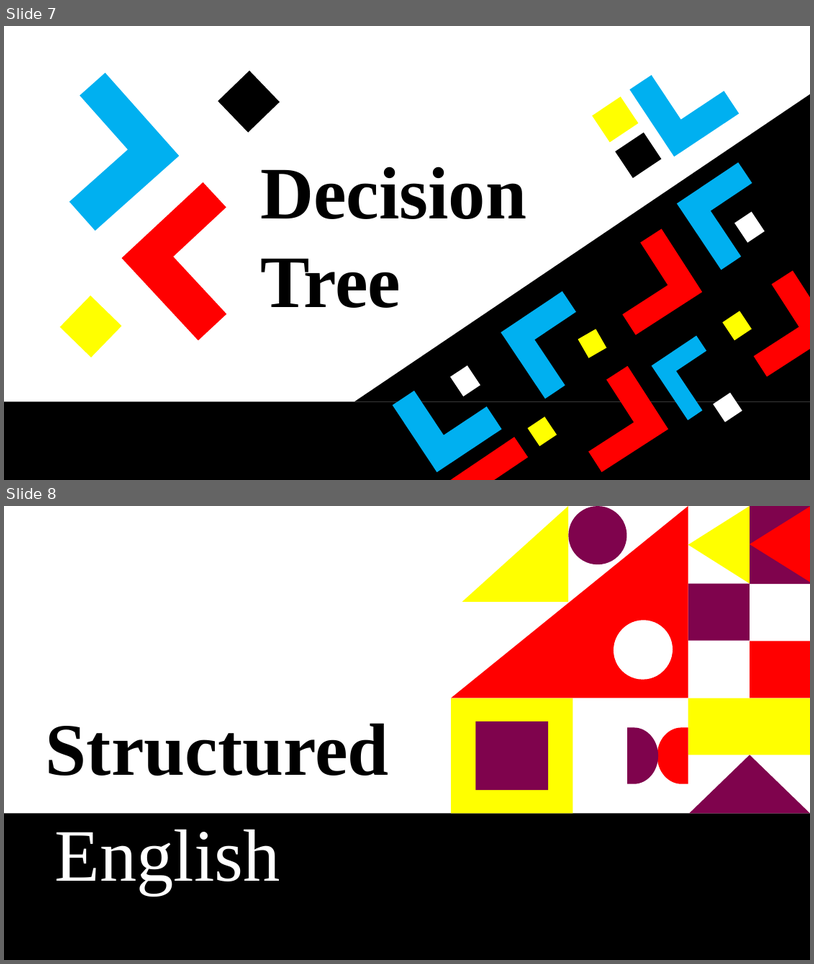
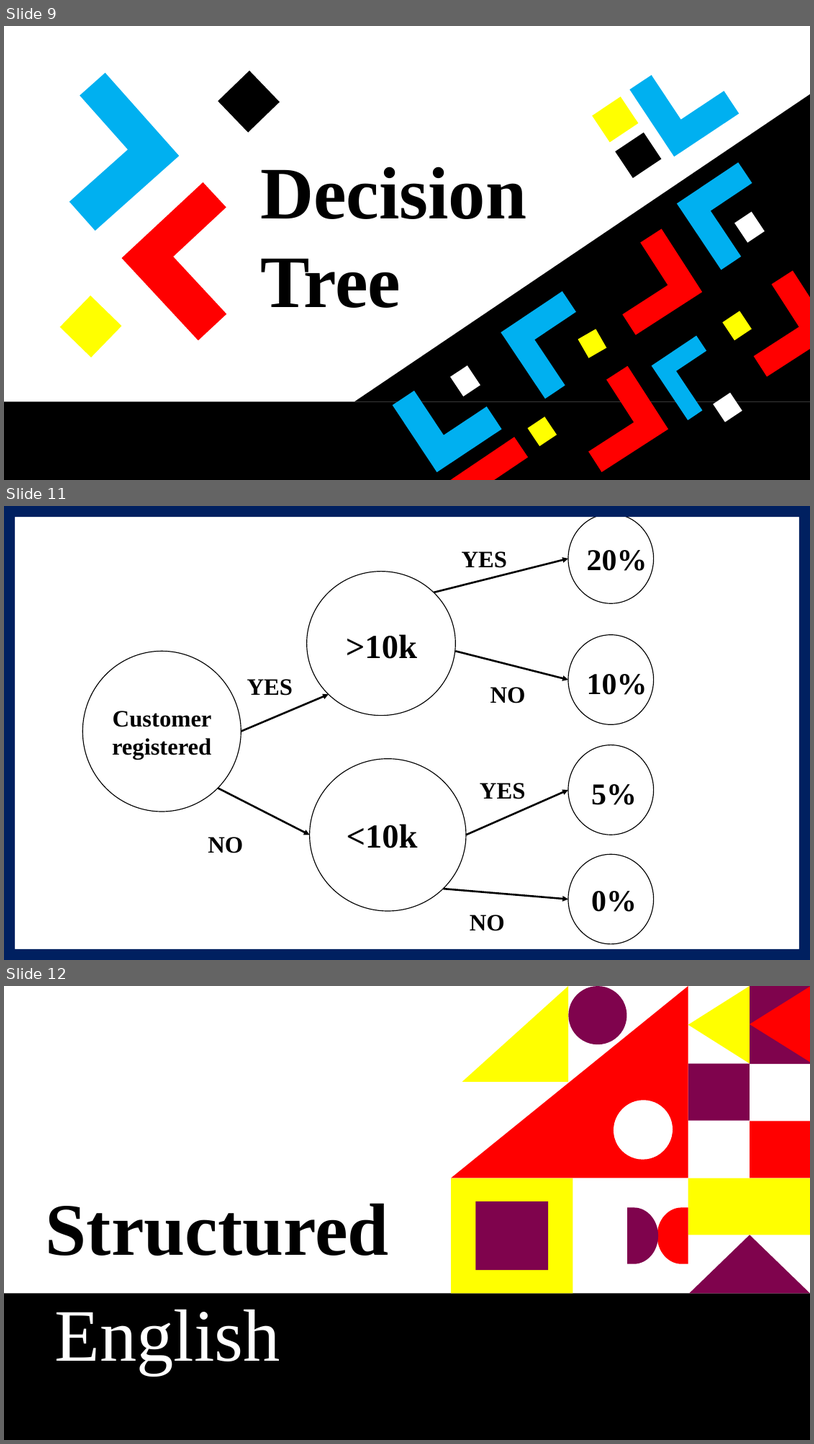
Before and after one commit to tamanghawana0815/SAD-ppt, a slide deck: Presentation.pptx. Shown one above the other, each under a label of ours: slides 7 and 8 before the commit, slides 9, 11 and 12 after it; the slides between them are not shown. The pictures are 814x964 and 814x1444 pixels, drawn with LibreOffice and Linux fonts; fonts in the diff are those of the drawing. Boxes give left, top, right and bottom in pixels: in the first picture for what was removed or moved away, otherwise in the second. Text is boxed around its words. In the diff, an @@ line names an element or a change of style, - is before the commit and + after.

```diff
--- a/Presentation.pptx
+++ b/Presentation.pptx
@@ slide 11 added at (x1=4, y1=506, x2=810, y2=960), background #FFFFFF @@
@@ frame added at (x1=4, y1=506, x2=810, y2=960), fill #002060 @@
@@ arrow added from (434, 592) to (568, 559), #000000 2.25 pt @@
@@ arrow added from (456, 651) to (568, 680), #000000 2.25 pt @@
@@ arrow added from (241, 731) to (329, 694), #000000 2.25 pt @@
@@ group added at (x1=82, y1=514, x2=653, y2=943): 12 texts, 7 ellipses @@
+20%
+10%
+5%
+0%
+Customer registered
+>10k
+<10k
+YES
+YES
+YES
+NO
+NO
+NO
@@ arrow added from (218, 788) to (310, 834), #000000 2.25 pt @@
@@ arrow added from (466, 834) to (568, 790), #000000 2.25 pt @@
@@ arrow added from (443, 888) to (568, 899), #000000 2.25 pt @@
@@ what was slide 7 is now slide 9 @@
@@ what was slide 8 is now slide 12 @@
```
Also in this commit, not shown: 3 other slides added.
